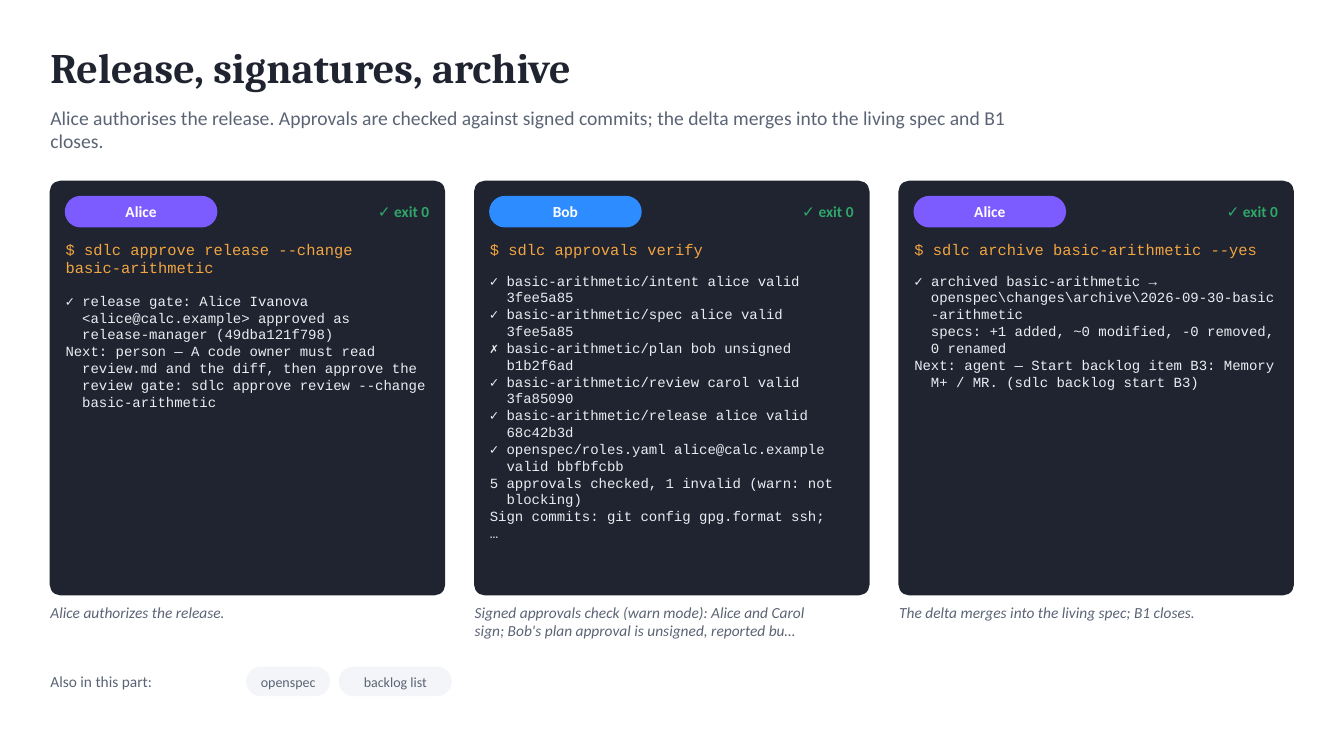
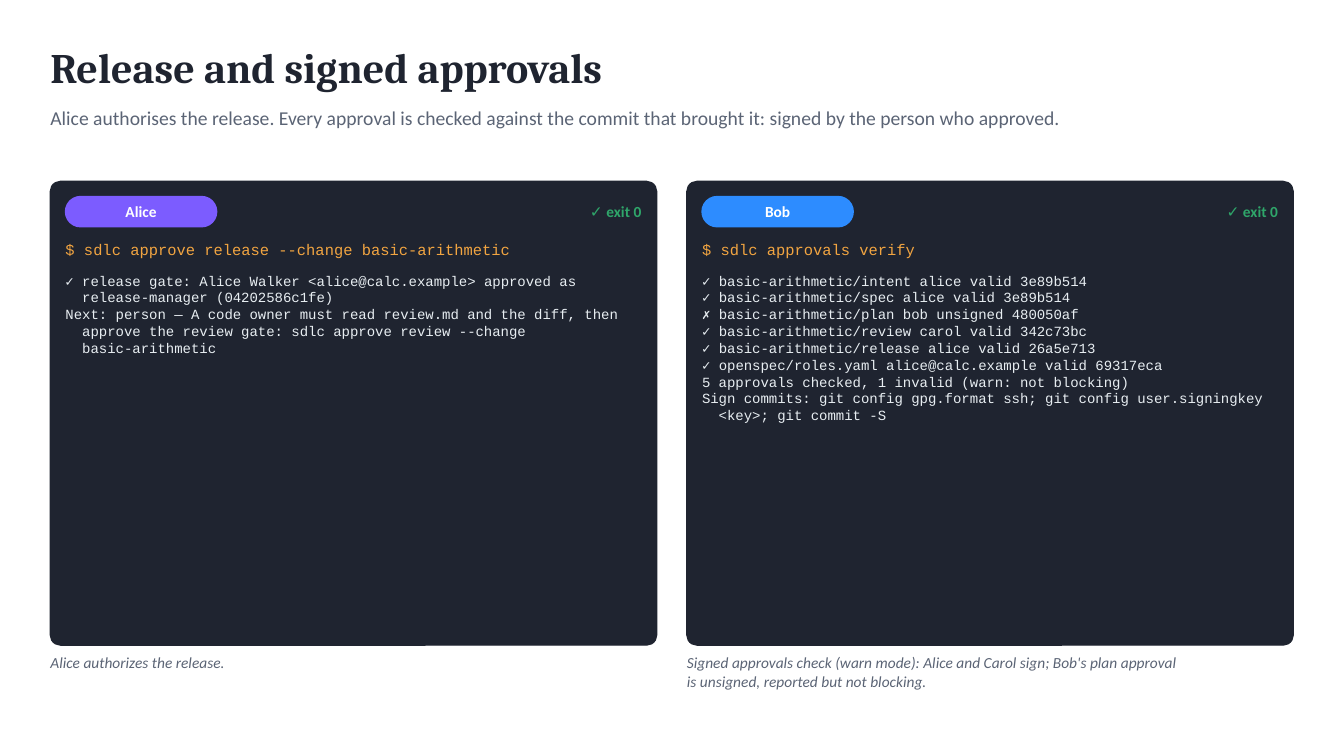
Before and after one commit to marin-ai-tech/sdlc, a slide deck: slide 13 of docs/demo/scdl-calculator-demo.en.pptx (slide 11 before the commit). Drawn at 1344x756 pixels with LibreOffice and Linux fonts; fonts in the diff are those of the drawing. Boxes give left, top, right and bottom in pixels: in the first picture for what was removed or moved away, otherwise in the second. Text is boxed around its words. In the diff, an @@ line names an element or a change of style, - is before the commit and + after.

```diff
--- a/docs/demo/scdl-calculator-demo.en.pptx
+++ b/docs/demo/scdl-calculator-demo.en.pptx
@@ text at bbox=[50, 54, 603, 93]: text changed @@
-Release, signatures, archive
+Release and signed approvals
@@ text at bbox=[50, 111, 1059, 129]: text changed @@
-Alice authorises the release. Approvals are checked against signed commits; the delta merges into the living spec and B1
-closes.
+Alice authorises the release. Every approval is checked against the commit that brought it: signed by the person who approved.
@@ rounded rectangle: place and size @@
-rounded rectangle at bbox=[50, 181, 445, 595]
+rounded rectangle at bbox=[50, 181, 656, 645]
@@ rounded rectangle at bbox=[50, 181, 656, 645]: proportions changed @@
@@ rounded rectangle removed at bbox=[475, 181, 869, 595] @@
@@ rounded rectangle at bbox=[688, 181, 1294, 645]: proportions changed @@
@@ rounded rectangle: place and size @@
-rounded rectangle at bbox=[899, 181, 1294, 595]
+rounded rectangle at bbox=[688, 181, 1294, 645]
@@ 2 texts, 1 rounded rectangle: place and size @@
-2 texts, 1 rounded rectangle at bbox=[394, 197, 641, 227]
+2 texts, 1 rounded rectangle at bbox=[606, 197, 853, 227]
@@ text removed at bbox=[819, 206, 854, 217] @@
-✓ exit 0
@@ rounded rectangle removed at bbox=[914, 197, 1066, 227] @@
@@ text removed at bbox=[974, 206, 1005, 217] @@
-Alice
@@ text at bbox=[84, 244, 510, 258]: text changed @@
-$ sdlc approve release --change
-basic-arithmetic
+$ sdlc approve release --change basic-arithmetic
@@ text "$ sdlc approvals verify": place and size @@
-text "$ sdlc approvals verify" at bbox=[508, 244, 703, 258]
+text "$ sdlc approvals verify" at bbox=[721, 244, 915, 258]
@@ text removed at bbox=[933, 244, 1257, 258] @@
-$ sdlc archive basic-arithmetic --yes
@@ text at bbox=[65, 276, 618, 339]: text changed @@
-✓ release gate: Alice Ivanova
-<alice@calc.example> approved as
-release-manager (49dba121f798)
-Next: person — A code owner must read
-review.md and the diff, then approve the
-review gate: sdlc approve review --change
+✓ release gate: Alice Walker <alice@calc.example> approved as
+release-manager (04202586c1fe)
+Next: person — A code owner must read review.md and the diff, then
+approve the review gate: sdlc approve review --change
@@ text "✓ release gate: Alice Walker ...": place and size @@
-text "✓ release gate: Alice Walker ..." at bbox=[66, 296, 425, 407]
+text "✓ release gate: Alice Walker ..." at bbox=[65, 276, 618, 353]
@@ text at bbox=[702, 276, 1263, 423]: text changed @@
-✓ basic-arithmetic/intent alice valid
-3fee5a85
-✓ basic-arithmetic/spec alice valid
-3fee5a85
-✗ basic-arithmetic/plan bob unsigned
-b1b2f6ad
-✓ basic-arithmetic/review carol valid
-3fa85090
-✓ basic-arithmetic/release alice valid
-68c42b3d
-✓ openspec/roles.yaml alice@calc.example
-valid bbfbfcbb
-5 approvals checked, 1 invalid (warn: not
-blocking)
-Sign commits: git config gpg.format ssh;
-…
+✓ basic-arithmetic/intent alice valid 3e89b514
+✓ basic-arithmetic/spec alice valid 3e89b514
+✗ basic-arithmetic/plan bob unsigned 480050af
+✓ basic-arithmetic/review carol valid 342c73bc
+✓ basic-arithmetic/release alice valid 26a5e713
+✓ openspec/roles.yaml alice@calc.example valid 69317eca
+5 approvals checked, 1 invalid (warn: not blocking)
+Sign commits: git config gpg.format ssh; git config user.signingkey
+<key>; git commit -S
@@ text removed at bbox=[914, 276, 1274, 390] @@
-✓ archived basic-arithmetic →
-openspec\changes\archive\2026-09-30-basic
--arithmetic
-specs: +1 added, ~0 modified, -0 removed,
-0 renamed
-Next: agent — Start backlog item B3: Memory
-M+ / MR. (sdlc backlog start B3)
@@ text removed at bbox=[899, 607, 1195, 621] @@
-The delta merges into the living spec; B1 closes.
@@ text "Alice authorizes the release.": place and size @@
-text "Alice authorizes the release." at bbox=[50, 607, 225, 618]
+text "Alice authorizes the release." at bbox=[50, 657, 225, 668]
@@ text at bbox=[687, 657, 1176, 690]: text changed @@
-Signed approvals check (warn mode): Alice and Carol
-sign; Bob's plan approval is unsigned, reported bu…
+Signed approvals check (warn mode): Alice and Carol sign; Bob's plan approval
+is unsigned, reported but not blocking.
@@ text removed at bbox=[50, 676, 152, 690] @@
-Also in this part:
@@ rounded rectangle removed at bbox=[247, 667, 330, 696] @@
@@ text removed at bbox=[261, 680, 316, 689] @@
-openspec
@@ rounded rectangle removed at bbox=[340, 667, 452, 696] @@
@@ text removed at bbox=[364, 677, 426, 690] @@
-backlog list
```
Also in this commit, not shown: 10 other slides changed, 3 slides added, 37 other files.
